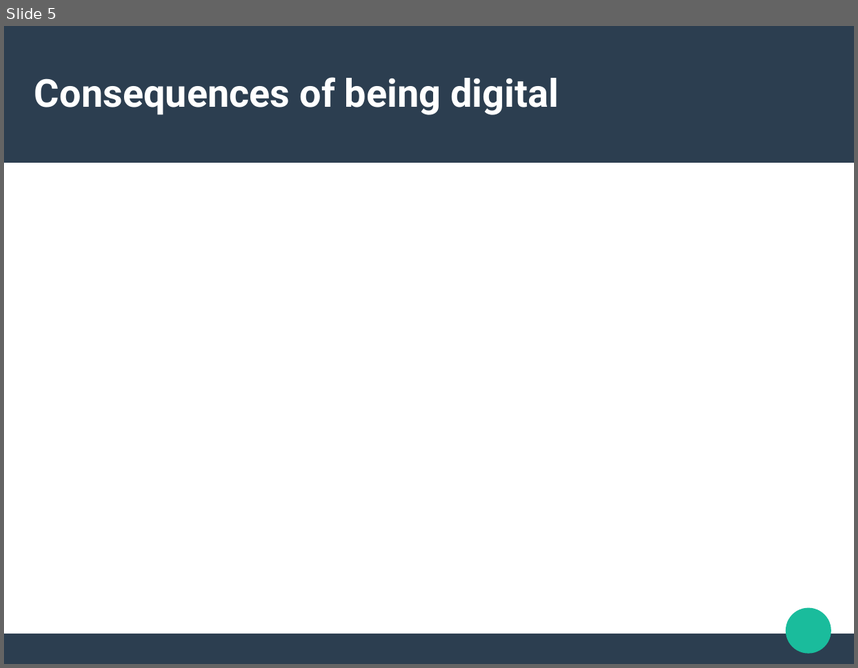
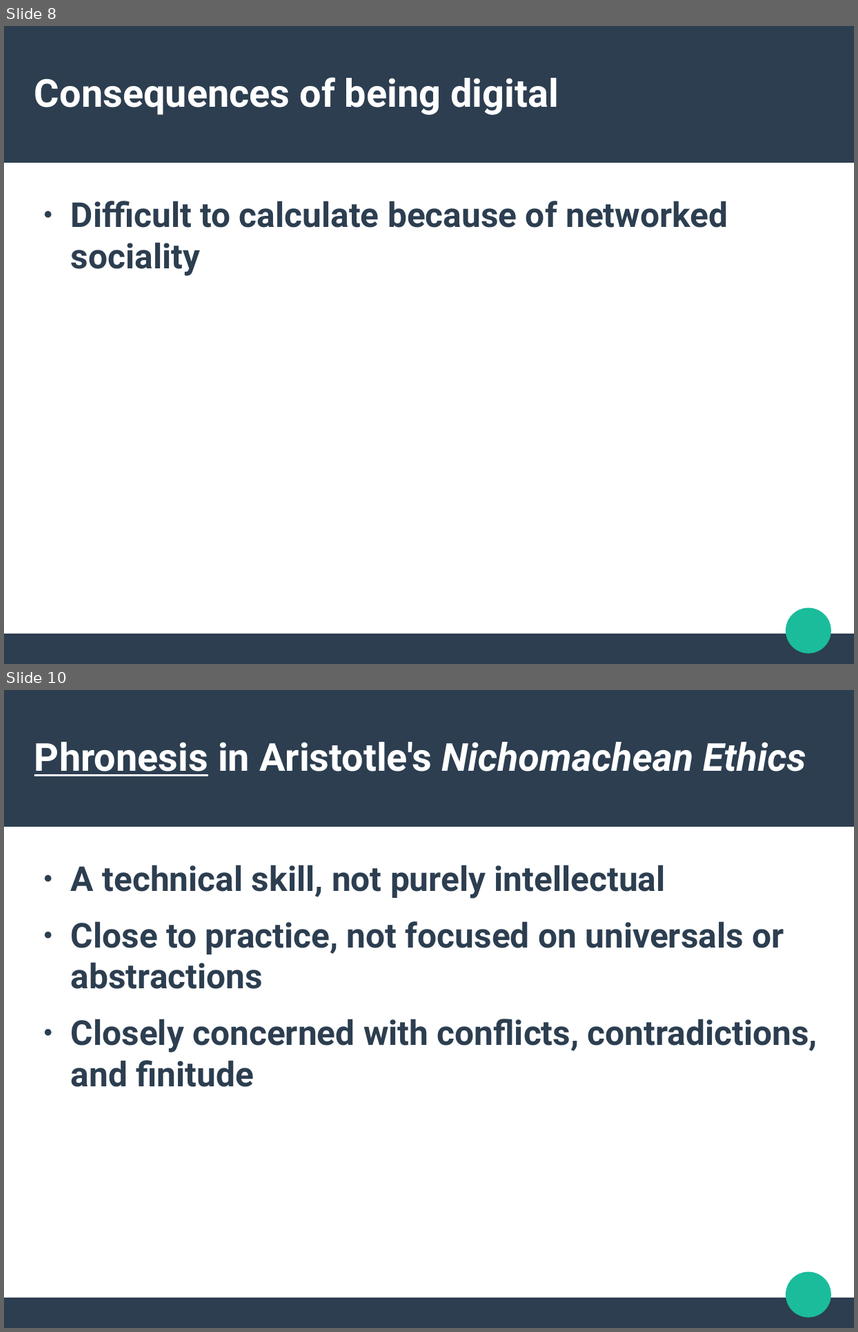
Before and after one commit to rian39/digital_ethics, a slide deck: digital_ethics_slides.odp. Shown one above the other, each under a label of ours: slide 5 before the commit, slides 8 and 10 after it; the slides between them are not shown. The pictures are 858x668 and 858x1332 pixels, drawn with LibreOffice and Linux fonts; fonts in the diff are those of the drawing. Boxes give left, top, right and bottom in pixels: in the first picture for what was removed or moved away, otherwise in the second. Text is boxed around its words. In the diff, an @@ line names an element or a change of style, - is before the commit and + after.

```diff
--- a/digital_ethics_slides.odp
+++ b/digital_ethics_slides.odp
@@ slide 10 added at box(4, 690, 854, 1328), background #FFFFFF; not listed: 3 template elements that a slide beside it also shows @@
@@ title added at box(34, 742, 806, 776), 36 pt, text #FFFFFF, bold @@
+Phronesis in Aristotle's Nichomachean Ethics
@@ text added at box(71, 865, 818, 1087), 32 pt, text #2C3E50, bold @@
+● A technical skill, not purely intellectual
+● Close to practice, not focused on universals or abstractions
+● Closely concerned with conflicts, contradictions, and finitude
@@ what was slide 5 is now slide 8 @@
@@ slide 8 changed as well @@
@@ text added at box(71, 201, 728, 276), 32 pt, text #2C3E50, bold @@
+● Difficult to calculate because of networked sociality
```
Also in this commit, not shown: 3 other slides changed, 6 other slides added, 3 slides removed, 1 other file.
